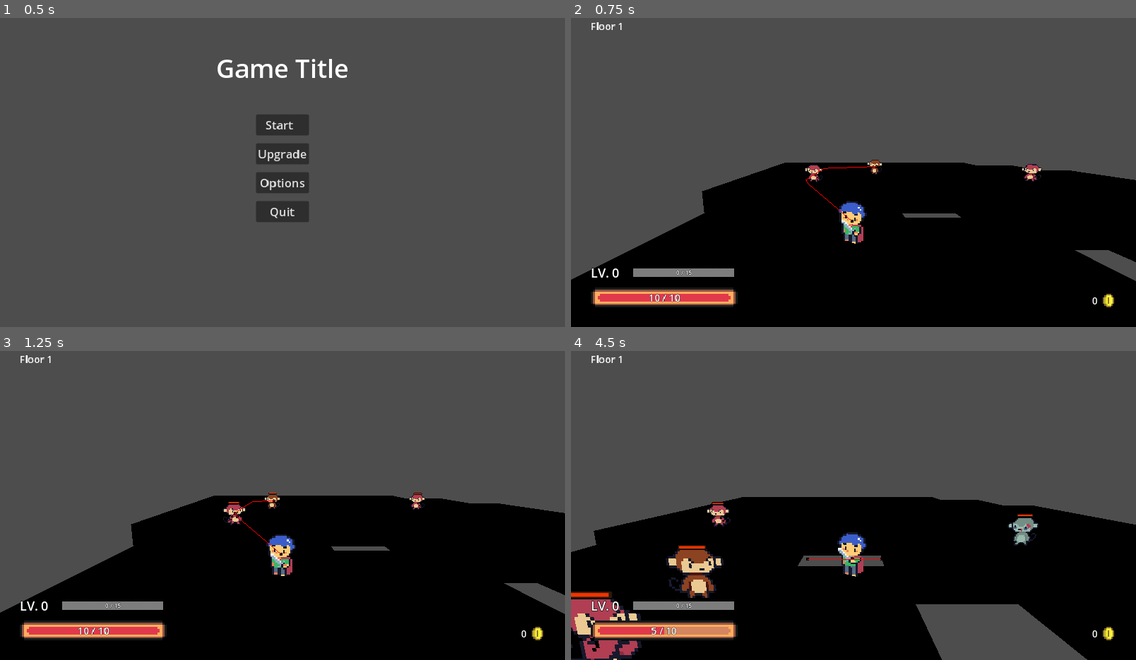
Above: before the commit, frames 1-4 (two rows, left to right).
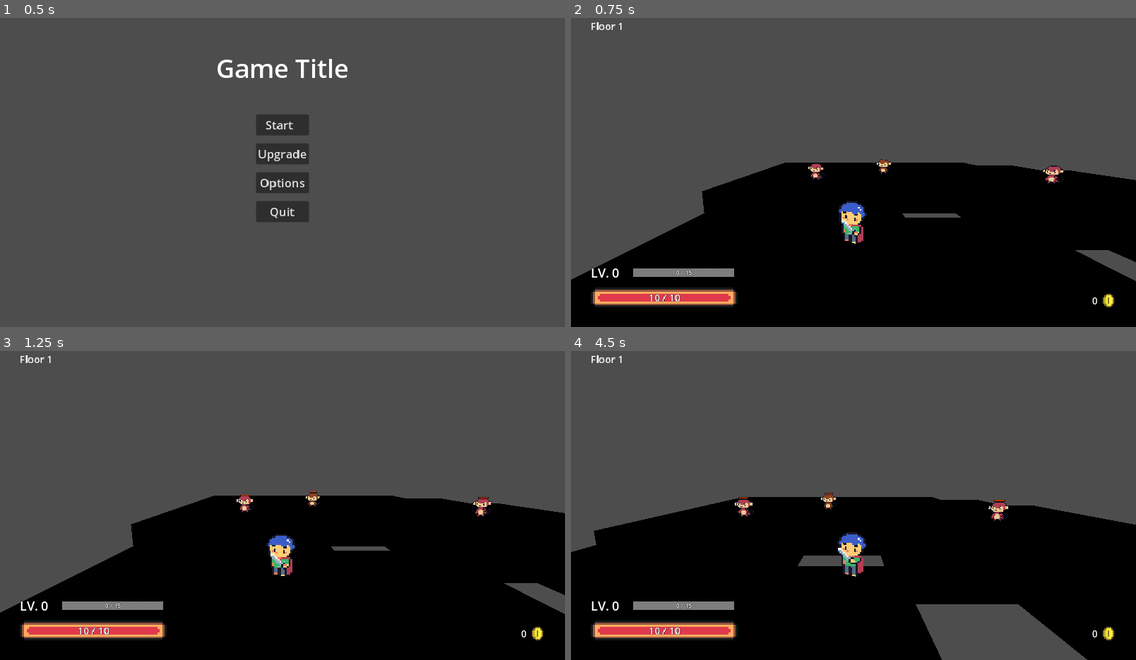
Above: after the commit, the same moments.

Repository: ArtMuchimuchi/FinalProject
Game: Godot game, scene res://user_interface/menu/main_menu/main_menu.tscn
Two runs of this game, one before a commit and one after it. Both use one fixed random seed, a clock stepped at 60 frames per second and the inputs below. The project has no main scene, so this scene is started directly. The engine's default icon, where the game draws it, is replaced by a stand-in: a white triangle on a blue panel in a dark square. Sound files missing from this copy of the repository are replaced by a short silence.
Inputs (mouse positions are in pixels of both pictures, inside the frame that each line leads up to):
- Up to frame 1 (0.5 s): no input
- Up to frame 2 (0.75 s): click "Start" at 0.5 s
- Up to frame 3 (1.25 s): no input
- Up to frame 4 (4.5 s): move the mouse to (977, 483) at 1.27 s; hold Right (move_right) 1.28-2.03 s; tap one key every 0.75 s from 1.35 s: Shift (dash) Z (melee_attack) X (range_attack) Shift (dash) Z (melee_attack); click (977, 483) at 1.42 s; move the mouse to (740, 517) at 2.02 s; hold Down (move_back) 2.03-2.78 s; move the mouse to (910, 431) at 2.77 s; hold Right (move_right) 2.78-3.53 s; move the mouse to (825, 564) at 3.52 s; hold Up (move_forward) 3.53-4.28 s; click (825, 564) at 3.67 s; move the mouse to (1023, 548) at 4.27 s; hold Left (move_left) from 4.28 s (still down)

Frame 1 is identical in both runs. In frame 2, 0.6% of the frame differs, in the area x 41-88%, y 45-67%; in frame 3, 0.7%; in frame 4, 4.0%, in the area x 0-83%, y 45-100%.

Commit message:
make_chase_behavior
- make enemeis chase when player is near and stop when too far

Diff:
--- a/entities/enemies/enemy.gd
+++ b/entities/enemies/enemy.gd
@@ -9,16 +9,22 @@
 @onready var audioStreamPlayer = get_node("AudioStreamPlayer")
 @onready var nav : NavigationAgent3D = $NavigationAgent3D
 @onready var rayCast : RayCastGroup = $RayCastGroup
-
+@onready var chaser : Area3D = get_node("ChaseArea")
+@onready var chaseArea : CylinderShape3D = get_node("ChaseArea/Hitbox").get_shape()
 @onready var animationManager = AnimationManager.new()
 var HP : HealthPoint
 @onready var attackManager : Array[AttackHandler] = [
 	AttackHandler.new(self, hitboxAttack[ConstantNumber.enemyMeleeType])
 ,AttackHandler.new(self, hitboxAttack[ConstantNumber.enemyRangeType])]
-var isPlayerInRange
+var isPlayerInAttackRange
+var isPlayerInChaseRange
 
 var isAttacking : bool
 var enemyType : int
+
+var triggerRange : int
+var chaseRange : int
+var isChase : bool = false
 
 func _ready():
 	add_to_group("enemies")
@@ -36,11 +42,11 @@
 	enemyType = ConstantNumber.enemyMeleeType
 
 func _physics_process(delta):
-	isPlayerInRange = hitboxAttack[enemyType].get_overlapping_bodies()
+	isPlayerInAttackRange = hitboxAttack[enemyType].get_overlapping_bodies()
 	#update hitbox attack
 	attackManager[enemyType].updateHitbox()
 	#if player in attack range
-	if(isPlayerInRange):
+	if(isPlayerInAttackRange):
 		if(movementState != EntityState.attacking && movementState != EntityState.knockBack):
 			#set to attacking state
 			movement.setState(EntityState.attacking)
@@ -51,8 +57,17 @@
 			elif(enemyType == ConstantNumber.enemyRangeType):
 				rangeAttack()
 	else:
-		#set to moving State
-		movement.setState(EntityState.moving)
+		#if player in chase range then chase
+		isPlayerInChaseRange = chaser.get_overlapping_bodies()
+		if(isPlayerInChaseRange):
+			isChase = true
+			chaseArea.radius = chaseRange
+			#set to moving State
+			movement.setState(EntityState.moving)
+		else:
+			isChase = false
+			chaseArea.radius = triggerRange
+			movement.setState(EntityState.idle)
 	movement.enemyMovement(delta, player, nav, rayCast)
 	#attack
 	if(movementState == EntityState.attacking):
--- a/entities/enemies/enemy.tscn
+++ b/entities/enemies/enemy.tscn
@@ -157,6 +157,10 @@
 height = 1.0
 radius = 3.0
 
+[sub_resource type="CylinderShape3D" id="CylinderShape3D_1gyrt"]
+height = 1.0
+radius = 3.0
+
 [node name="Enemy" type="CharacterBody3D"]
 collision_layer = 4
 script = ExtResource("1_j3jud")
@@ -195,3 +199,10 @@
 [node name="NavigationAgent3D" type="NavigationAgent3D" parent="."]
 
 [node name="RayCastGroup" parent="." instance=ExtResource("12_44i64")]
+
+[node name="ChaseArea" type="Area3D" parent="."]
+collision_layer = 0
+collision_mask = 2
+
+[node name="Hitbox" type="CollisionShape3D" parent="ChaseArea"]
+shape = SubResource("CylinderShape3D_1gyrt")
--- a/entities/enemies/fly_monkey/fly_monkey.gd
+++ b/entities/enemies/fly_monkey/fly_monkey.gd
@@ -13,3 +13,5 @@
 	enemyType = ConstantNumber.enemyRangeType
 	triedDuration = ConstantNumber.flyMonkeyAttackCooldown
 	defense = ConstantNumber.enemyDefense
+	triggerRange = ConstantNumber.enemyRangeTriggerChase
+	chaseRange = ConstantNumber.enemyRangeStopChase
--- a/entities/enemies/fly_monkey/fly_monkey.tscn
+++ b/entities/enemies/fly_monkey/fly_monkey.tscn
@@ -233,6 +233,10 @@
 [sub_resource type="ViewportTexture" id="ViewportTexture_8boki"]
 viewport_path = NodePath("SubViewport")
 
+[sub_resource type="CylinderShape3D" id="CylinderShape3D_xm4gb"]
+height = 1.0
+radius = 3.0
+
 [node name="Enemy" type="CharacterBody3D"]
 collision_layer = 4
 script = ExtResource("1_u2px4")
@@ -268,3 +272,10 @@
 [node name="NavigationAgent3D" type="NavigationAgent3D" parent="."]
 
 [node name="RayCastGroup" parent="." instance=ExtResource("6_dtafa")]
+
+[node name="ChaseArea" type="Area3D" parent="."]
+collision_layer = 0
+collision_mask = 2
+
+[node name="Hitbox" type="CollisionShape3D" parent="ChaseArea"]
+shape = SubResource("CylinderShape3D_xm4gb")
--- a/entities/enemies/general_monkey/general_monkey.gd
+++ b/entities/enemies/general_monkey/general_monkey.gd
@@ -12,3 +12,5 @@
 	isAttacking = false
 	enemyType = ConstantNumber.enemyMeleeType
 	defense = ConstantNumber.enemyDefense
+	triggerRange = ConstantNumber.enemyMeleeTriggerChase
+	chaseRange = ConstantNumber.enemyMeleeStopChase
--- a/entities/enemies/general_monkey/general_monkey.tscn
+++ b/entities/enemies/general_monkey/general_monkey.tscn
@@ -226,6 +226,10 @@
 [sub_resource type="ViewportTexture" id="ViewportTexture_qoq6t"]
 viewport_path = NodePath("SubViewport")
 
+[sub_resource type="CylinderShape3D" id="CylinderShape3D_h6n5s"]
+height = 1.0
+radius = 3.0
+
 [node name="Enemy" type="CharacterBody3D"]
 collision_layer = 4
 script = ExtResource("1_l65pj")
@@ -263,3 +267,10 @@
 debug_enabled = true
 
 [node name="RayCastGroup" parent="." instance=ExtResource("7_u244e")]
+
+[node name="ChaseArea" type="Area3D" parent="."]
+collision_layer = 0
+collision_mask = 2
+
+[node name="Hitbox" type="CollisionShape3D" parent="ChaseArea"]
+shape = SubResource("CylinderShape3D_h6n5s")
--- a/entities/enemies/muscle_monkey/muscle_monkey.gd
+++ b/entities/enemies/muscle_monkey/muscle_monkey.gd
@@ -12,3 +12,5 @@
 	isAttacking = false
 	enemyType = ConstantNumber.enemyMeleeType
 	defense = ConstantNumber.enemyDefense
+	triggerRange = ConstantNumber.enemyMeleeTriggerChase
+	chaseRange = ConstantNumber.enemyMeleeStopChase
--- a/entities/enemies/muscle_monkey/muscle_monkey.tscn
+++ b/entities/enemies/muscle_monkey/muscle_monkey.tscn
@@ -241,6 +241,10 @@
 [sub_resource type="ViewportTexture" id="ViewportTexture_gydbs"]
 viewport_path = NodePath("SubViewport")
 
+[sub_resource type="CylinderShape3D" id="CylinderShape3D_doa31"]
+height = 1.0
+radius = 3.0
+
 [node name="Enemy" type="CharacterBody3D"]
 collision_layer = 4
 script = ExtResource("1_ptlku")
@@ -278,3 +282,10 @@
 [node name="NavigationAgent3D" type="NavigationAgent3D" parent="."]
 
 [node name="RayCastGroup" parent="." instance=ExtResource("7_6yrxi")]
+
+[node name="ChaseArea" type="Area3D" parent="."]
+collision_layer = 0
+collision_mask = 2
+
+[node name="Hitbox" type="CollisionShape3D" parent="ChaseArea"]
+shape = SubResource("CylinderShape3D_doa31")
--- a/entities/enemies/zombie_monkey/zombie_monkey.gd
+++ b/entities/enemies/zombie_monkey/zombie_monkey.gd
@@ -12,3 +12,5 @@
 	isAttacking = false
 	enemyType = ConstantNumber.enemyMeleeType
 	defense = ConstantNumber.enemyDefense
+	triggerRange = ConstantNumber.enemyMeleeTriggerChase
+	chaseRange = ConstantNumber.enemyMeleeStopChase
--- a/entities/enemies/zombie_monkey/zombie_monkey.tscn
+++ b/entities/enemies/zombie_monkey/zombie_monkey.tscn
@@ -226,6 +226,10 @@
 [sub_resource type="ViewportTexture" id="ViewportTexture_tulhh"]
 viewport_path = NodePath("SubViewport")
 
+[sub_resource type="CylinderShape3D" id="CylinderShape3D_6rqlb"]
+height = 1.0
+radius = 3.0
+
 [node name="Enemy" type="CharacterBody3D"]
 collision_layer = 4
 script = ExtResource("1_ixwwe")
@@ -263,3 +267,10 @@
 [node name="NavigationAgent3D" type="NavigationAgent3D" parent="."]
 
 [node name="RayCastGroup" parent="." instance=ExtResource("7_20735")]
+
+[node name="ChaseArea" type="Area3D" parent="."]
+collision_layer = 0
+collision_mask = 2
+
+[node name="Hitbox" type="CollisionShape3D" parent="ChaseArea"]
+shape = SubResource("CylinderShape3D_6rqlb")
--- a/utils/constant/constant_number.gd
+++ b/utils/constant/constant_number.gd
@@ -32,6 +32,11 @@
 const enemyRangeKnockbackDuration : float = 0.1
 const enemyDefense : int = 1
 
+const enemyMeleeTriggerChase : int = 3
+const enemyMeleeStopChase : int = 7
+const enemyRangeTriggerChase : int = 4
+const enemyRangeStopChase : int = 9
+
 const flyMonkeyAttackCooldown : int = 2
 
 const defaultSlotDetailIndex : int = 0
Not shown: 1 places in entities/enemies/enemy.tscn that only renumber resources
Not shown: 1 places in entities/enemies/fly_monkey/fly_monkey.tscn that only renumber resources
Not shown: 1 places in entities/enemies/general_monkey/general_monkey.tscn that only renumber resources
Not shown: 1 places in entities/enemies/muscle_monkey/muscle_monkey.tscn that only renumber resources
Not shown: 1 places in entities/enemies/zombie_monkey/zombie_monkey.tscn that only renumber resources
